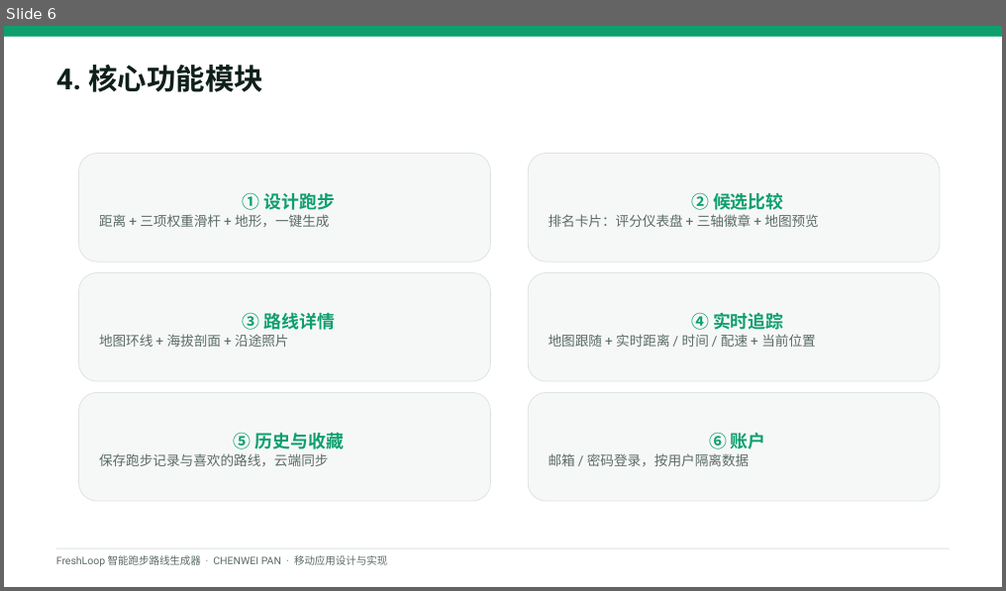
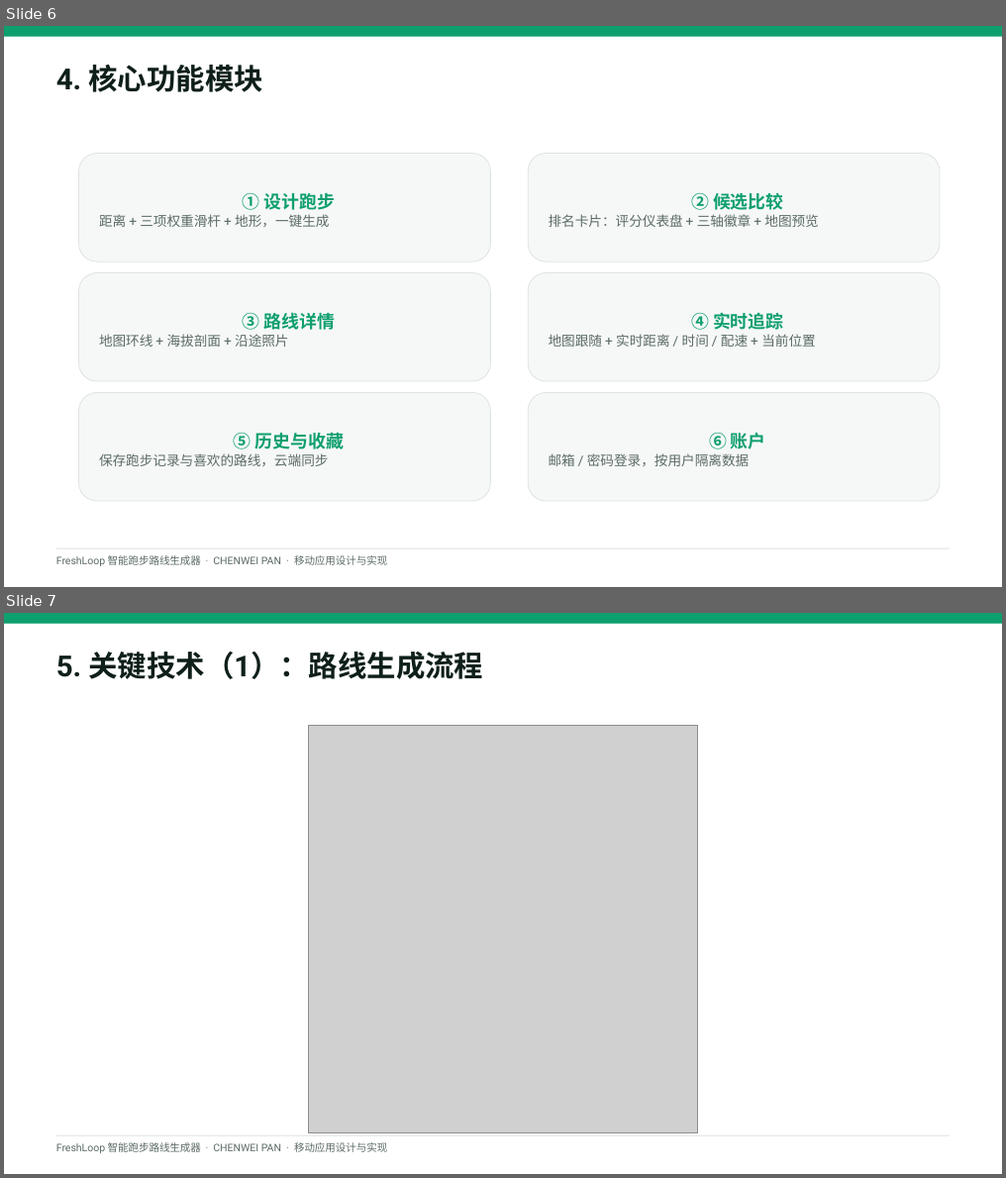
Before and after one commit to Marxtu/freshloop, a slide deck: docs/答辩PPT-FreshLoop-CHENWEI-PAN.pptx. Shown one above the other, each under a label of ours: slide 6 before the commit, slides 6 and 7 after it. The pictures are 1006x591 and 1006x1178 pixels, drawn with LibreOffice and Linux fonts; fonts in the diff are those of the drawing; grey boxes stand for pictures. Boxes give left, top, right and bottom in pixels: in the first picture for what was removed or moved away, otherwise in the second. Text is boxed around its words. In the diff, an @@ line names an element or a change of style, - is before the commit and + after.

Commit message:
docs: add route-generation data-flow diagram and openable-history screenshots
- New on-brand data-flow diagram (generate candidates -> enrich -> score ->
  rank) added to the README ('How route generation works' section) and as a
  new slide in the defense deck (renumbered the 关键技术 series accordingly).
- New screenshots for the openable run history: the history list (now showing
  each run's date) and the run-detail screen (trail on a map + full stats),
  added to the README gallery.

```diff
--- a/docs/答辩PPT-FreshLoop-CHENWEI-PAN.pptx
+++ b/docs/答辩PPT-FreshLoop-CHENWEI-PAN.pptx
@@ slide 7 added at (x1=4, y1=613, x2=1002, y2=1174), background #FFFFFF @@
@@ rectangle added at (x1=4, y1=613, x2=1002, y2=624), fill #0E9F6E @@
@@ text added at (x1=56, y1=652, x2=484, y2=679), 28 pt, text #0F1F1A, bold @@
+5. 关键技术（1）：路线生成流程
@@ picture added at (x1=309, y1=725, x2=697, y2=1134) @@
@@ text added at (x1=56, y1=1143, x2=387, y2=1154), 10 pt, text #5B6B66 @@
+FreshLoop 智能跑步路线生成器 · CHENWEI PAN · 移动应用设计与实现
@@ rectangle added at (x1=56, y1=1136, x2=949, y2=1137), fill #DDE3E1 @@
```
Also in this commit, not shown: 4 slides changed, 4 other files.
